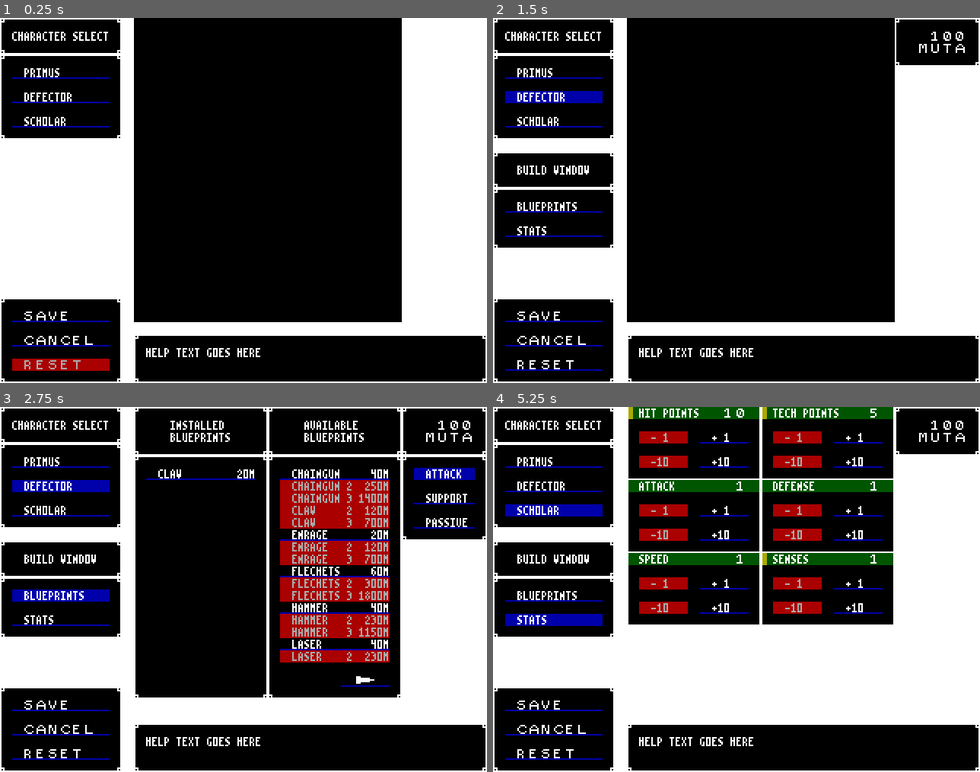
Above: before the commit, frames 1-4 (two rows, left to right).
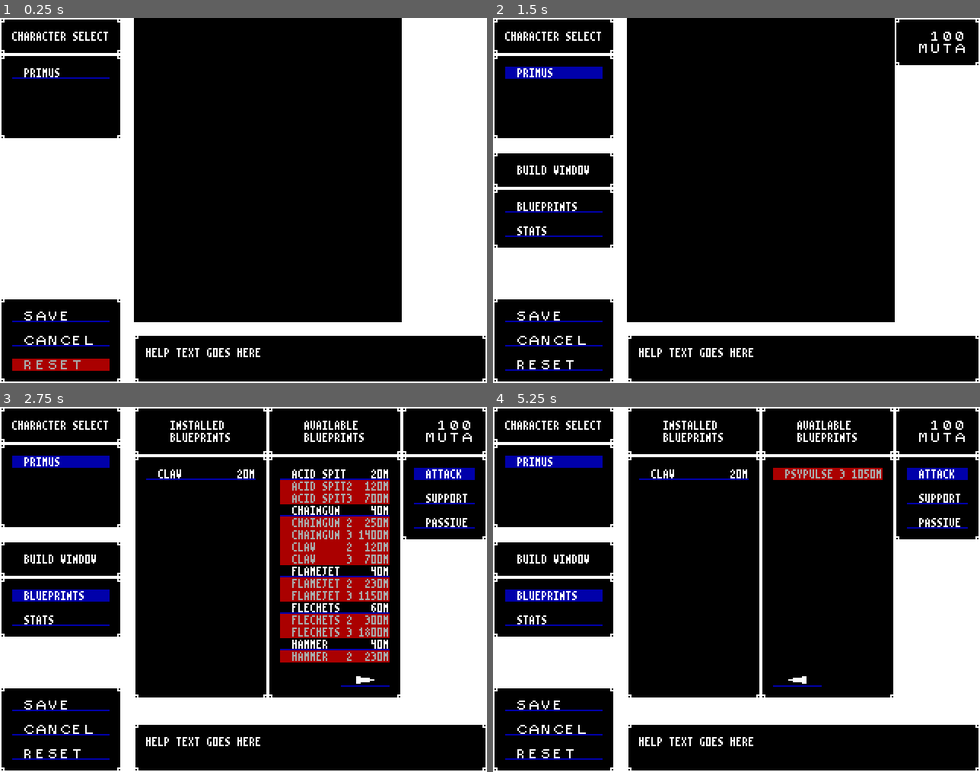
Above: after the commit, the same moments.

Repository: BeamBrain1/Morphose
Game: Godot game, scene res://Scenes/Global/root.tscn
The game is run twice, just before and just after one commit, with the same random seed, the same clock (stepped at 60 frames per second) and the same inputs.
Inputs (mouse positions are in pixels of both pictures, inside the frame that each line leads up to):
- Up to frame 1 (0.25 s): no input
- Up to frame 2 (1.5 s): click "PRIMUS" at 0.5 s; click (551, 98) at 1.25 s, where only the run before the commit has a clickable "DEFECTOR"
- Up to frame 3 (2.75 s): click "BLUEPRINTS" at 2 s
- Up to frame 4 (5.25 s): click (858, 680) at 2.75 s; click (858, 680) at 3.52 s; click "STATS" at 4.25 s; click "SCHOLAR" (after the commit: "BLUEPRINTS") at 5 s

The runs differ from the first frame. In frame 1, 0.4% of the frame differs, in the area x 2-23%, y 20-30%; in frame 2, 1.3%; in frame 3, 4.1%; in frame 4, 29%, in the area x 2-100%, y 0-80%.

Commit message:
daily update

Diff:
--- a/Scenes/Battle/EnemyCombatant.gd
+++ b/Scenes/Battle/EnemyCombatant.gd
@@ -30,7 +30,7 @@
 		result += getStatBioEnergyValue(stat)
 
 
-	return maxi(1, ceili(float(result)) / 2)	# Temporary formula for current build
+	return maxi(1, ceili(float(result)) / 3)	# Temporary formula for current build
 	#return maxi(1, ceili(float(result)) / 4)
 
 
--- a/Scenes/CharBuild/UI/dialog_character_select.gd
+++ b/Scenes/CharBuild/UI/dialog_character_select.gd
@@ -10,11 +10,13 @@
 	for button in getPartyMemberButtons():
 		if characterNameInCharacterList(button.getButtonText(), party_members):
 			button.show()
+		else:
+			button.hide()
 
 
 func characterNameInCharacterList(name_in: String, party_members: Array[PartyMember]) -> bool:
 	for member in party_members:
-		if $Body/TabHeaderList.hasButtonWithName(name_in):
+		if member.name.to_upper() == name_in.to_upper():
 			return true
 	return false
 
--- a/Scenes/Controllers/ControllerBattle.gd
+++ b/Scenes/Controllers/ControllerBattle.gd
@@ -15,6 +15,7 @@
 var selected_target
 
 var party_ran: bool = false		# Party running results in immediate combat loss. Avoids softlocks
+var battle_won: bool = false
 
 func _ready() -> void:
 	initializeTestFight()
@@ -67,6 +68,7 @@
 func battleLost() -> void:
 	$BattleMessageDisplay.pushBattleMessage("You lose! All party members have been given " + str(consolationMuta()) + " Muta. Build them up and try again!")
 	ActiveSaveData.awardMuta(consolationMuta())
+	battle_won = false
 	await showBattleMessages(true)
 
 
@@ -75,6 +77,7 @@
 	$BattleMessageDisplay.pushBattleMessage("You win!\nReceived " + str(victoryMuta()) + " Muta. Build your party up for the next battle!")
 	ActiveSaveData.awardMuta(victoryMuta())
 	ActiveSaveData.current_battle += 1
+	battle_won = true
 	await showBattleMessages(true)
 
 
@@ -405,4 +408,4 @@
 
 
 func _on_prepare_for_next_battle_button_pressed() -> void:
-	root.setActiveController("BuildCharacter")
+	root.toCharacterBuildScreen(battle_won)
--- a/Scenes/Global/Constructs/EnemyType.gd
+++ b/Scenes/Global/Constructs/EnemyType.gd
@@ -35,7 +35,7 @@
 		blueprints_passive.append(blueprint)
 		blueprints_passive.sort_custom(Blueprint.sortBlueprintsAscending)
 	else:
-		push_error("Attempted to give enemy type" + name + " unrecognized blueprint " + blueprint)
+		push_error("Attempted to give enemy type" + name + " unrecognized blueprint")
 
 
 func giveBlueprintByNameAndTier(bp_name: String, bp_tier: int) -> void:
--- a/Scenes/Global/GlobalProgramData.gd
+++ b/Scenes/Global/GlobalProgramData.gd
@@ -2,6 +2,9 @@
 
 const VIEWPORT_RESOLUTION = Vector2(320, 240)
 
+const ADD_DEFECTOR_AFTER_BATTLE = 1
+const ADD_SCHOLAR_AFTER_BATTLE = 8
+
 static var all_blueprints: Array = BlueprintLoader.blueprintList()
 
 enum COMBAT_STAT {HP, ATTACK, DEFENSE, SENSES, SPEED, TECH_POINTS}
--- a/Scenes/Global/Tables/EnemyTable.gd
+++ b/Scenes/Global/Tables/EnemyTable.gd
@@ -14,11 +14,11 @@
 	var current_enemy = EnemyType.new()
 	current_enemy.name = "Worker"
 	current_enemy.hp = 10
-	current_enemy.tech_points = 10
+	current_enemy.tech_points = 8
 	current_enemy.attack = 5
 	current_enemy.defense = 6
 	current_enemy.senses = 4
-	current_enemy.speed = 8
+	current_enemy.speed = 5
 	current_enemy.giveBlueprintByNameAndTier("Claw", 1)
 	addEnemyToTable(current_enemy)
 
@@ -78,11 +78,11 @@
 	current_enemy.name = "Pyroid"
 	current_enemy.hp = 70
 	current_enemy.tech_points = 25
-	current_enemy.attack = 20
+	current_enemy.attack = 10
 	current_enemy.defense = 12
-	current_enemy.senses = 15
-	current_enemy.speed = 18
-	current_enemy.giveBlueprintByNameAndTier("Flame Jet", 1)
+	current_enemy.senses = 18
+	current_enemy.speed = 24
+	current_enemy.giveBlueprintByNameAndTier("Flamejet", 1)
 	current_enemy.giveBlueprintByNameAndTier("Napalm", 1)
 	addEnemyToTable(current_enemy)
 
--- a/Scenes/Global/root.gd
+++ b/Scenes/Global/root.gd
@@ -27,6 +27,18 @@
 	add_child(active_controller)
 
 
+# won_previous: Did we win a previous battle? Used to determine whether to add a new party member
+#	(a party member only gets added the first time we prep for a specific battle number
+func toCharacterBuildScreen(won_previous = false):
+	if won_previous:
+		if ActiveSaveData.current_battle == GlobalProgramData.ADD_DEFECTOR_AFTER_BATTLE:
+			addDefector()
+		if ActiveSaveData.current_battle == GlobalProgramData.ADD_SCHOLAR_AFTER_BATTLE:
+			addScholar()
+
+	setActiveController("BuildCharacter")
+
+
 func loadStartingPartyMembers() -> void:
 	var c1: PartyMember = PartyMember.new()
 	c1.name = PartyMember.PARTY_MEMBER_1_NAME
@@ -41,34 +53,43 @@
 
 	c1.installBlueprint(Blueprint.getBlueprintFromGlobalList("Claw", 1), true)
 
+	ActiveSaveData.addPartyMember(c1)
+	#ActiveSaveData.addPartyMember(c2)
+	#ActiveSaveData.addPartyMember(c3)
+
+
+func addDefector():
 	var c2: PartyMember = PartyMember.new()
 	c2.name = PartyMember.PARTY_MEMBER_2_NAME
-	c2.hp = PartyMember.HP_MINIMUM
-	c2.tech_points = PartyMember.TP_MINIMUM
-	c2.attack = PartyMember.STAT_MINIMUM
-	c2.defense = PartyMember.STAT_MINIMUM
-	c2.senses = PartyMember.STAT_MINIMUM
-	c2.speed = PartyMember.STAT_MINIMUM
-	c2.bio_energy = STARTING_BIO_ENERGY
+	c2.hp = 10
+	c2.tech_points = 8
+	c2.attack = 5
+	c2.defense = 6
+	c2.senses = 4
+	c2.speed = 5
+	c2.bio_energy = 0
 	c2.discounted_stats = [GlobalProgramData.COMBAT_STAT.HP, GlobalProgramData.COMBAT_STAT.ATTACK, GlobalProgramData.COMBAT_STAT.DEFENSE]
 
 	c2.installBlueprint(Blueprint.getBlueprintFromGlobalList("Claw", 1), true)
+	ActiveSaveData.addPartyMember(c2)
 
+
+func addScholar():
 	var c3: PartyMember = PartyMember.new()
 	c3.name = PartyMember.PARTY_MEMBER_3_NAME
-	c3.hp = PartyMember.HP_MINIMUM
-	c3.tech_points = PartyMember.TP_MINIMUM
-	c3.attack = PartyMember.STAT_MINIMUM
-	c3.defense = PartyMember.STAT_MINIMUM
-	c3.senses = PartyMember.STAT_MINIMUM
-	c3.speed = PartyMember.STAT_MINIMUM
-	c3.bio_energy = STARTING_BIO_ENERGY
+	c3.hp = 60
+	c3.tech_points = 35
+	c3.attack = 5
+	c3.defense = 15
+	c3.senses = 20
+	c3.speed = 10
+	c3.bio_energy = 0
 	c3.discounted_stats = [GlobalProgramData.COMBAT_STAT.HP, GlobalProgramData.COMBAT_STAT.TECH_POINTS, GlobalProgramData.COMBAT_STAT.SENSES]
 
-	c3.installBlueprint(Blueprint.getBlueprintFromGlobalList("Claw", 1), true)
-
-	ActiveSaveData.addPartyMember(c1)
-	ActiveSaveData.addPartyMember(c2)
+	c3.installBlueprint(Blueprint.getBlueprintFromGlobalList("Psypulse", 1), true)
+	c3.installBlueprint(Blueprint.getBlueprintFromGlobalList("FlameJet", 1), true)
+	c3.installBlueprint(Blueprint.getBlueprintFromGlobalList("Honey", 1), true)
+	c3.installBlueprint(Blueprint.getBlueprintFromGlobalList("Panacea", 1), true)
 	ActiveSaveData.addPartyMember(c3)
 
 
Not shown, changed: blueprints.dat
